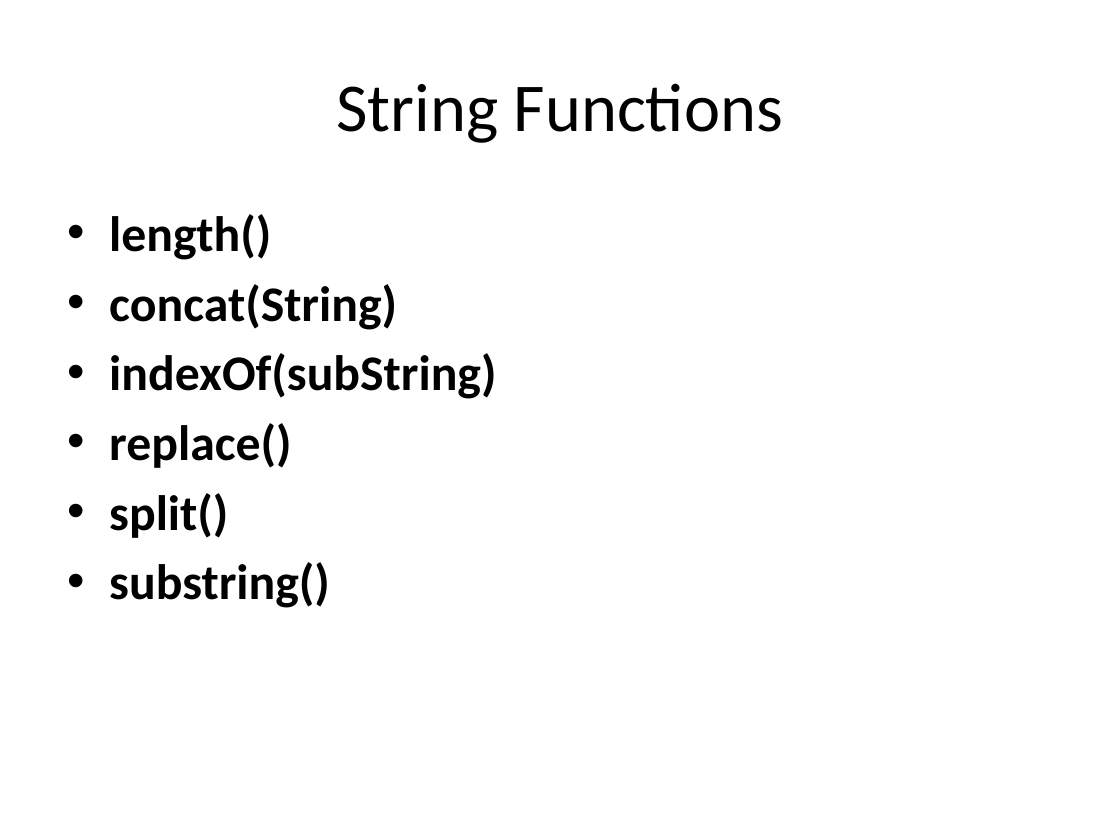
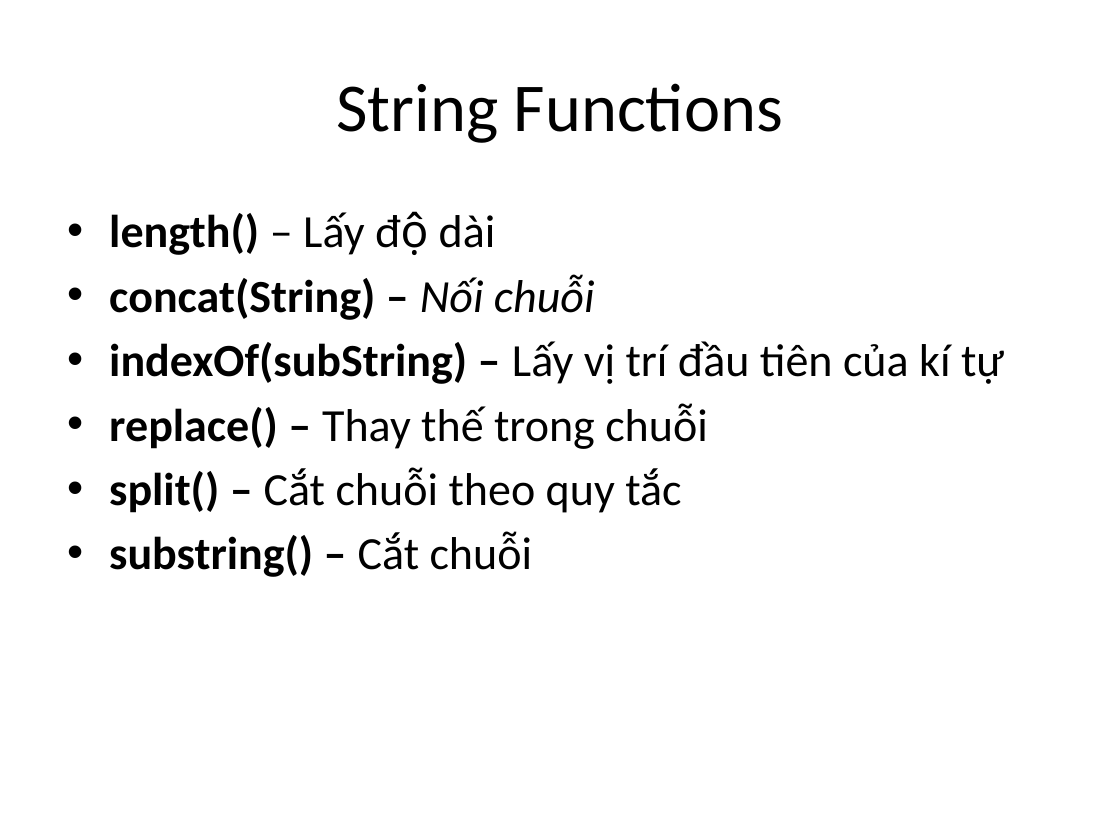
Before and after one commit to youngdeveloperVN/JAVA_WEB_FULLSTACK, a slide deck: slide 11 of 2. Back-end/1. JavaCore/Bài 13. String trong Java/06. String, StringBuilder, StringBuffer.pptx. Drawn at 1120x840 pixels with LibreOffice and Linux fonts; fonts in the diff are those of the drawing. Boxes give left, top, right and bottom in pixels: in the first picture for what was removed or moved away, otherwise in the second. Text is boxed around its words. In the diff, an @@ line names an element or a change of style, - is before the commit and + after.

```diff
--- a/2. Back-end/1. JavaCore/Bài 13. String trong Java/06. String, StringBuilder, StringBuffer.pptx
+++ b/2. Back-end/1. JavaCore/Bài 13. String trong Java/06. String, StringBuilder, StringBuffer.pptx
@@ text at <box>109,212,1004,577</box>: text changed; size 32 to 29.6 pt; bold off @@
-• length()
-• concat(String)
-• indexOf(subString)
-• replace()
-• split()
-• substring()
+• length() – Lấy độ dài
+• concat(String) – Nối chuỗi
+• indexOf(subString) – Lấy vị trí đầu tiên của kí tự
+• replace() – Thay thế trong chuỗi
+• split() – Cắt chuỗi theo quy tắc
+• substring() – Cắt chuỗi
```
Also in this commit, not shown: 3 other files.
